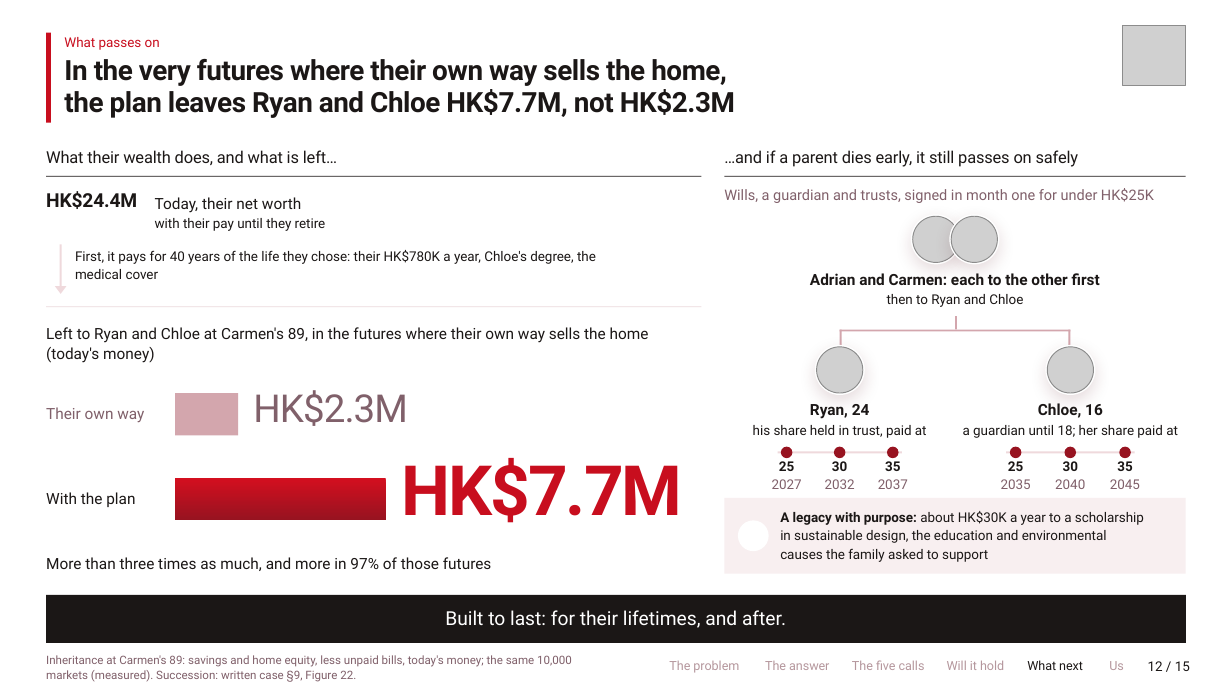
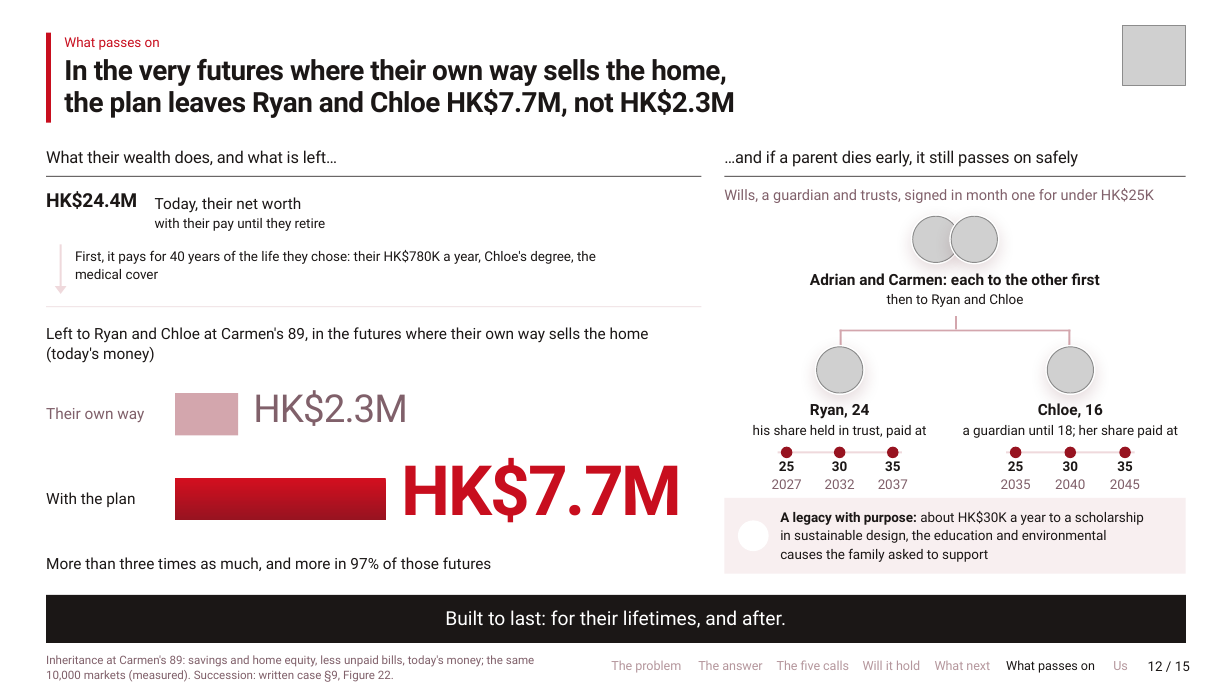
Before and after one commit to Peeradonn/finplan, a slide deck: slide 12 of round2/Axis_present.pptx. Drawn at 1232x693 pixels with LibreOffice and Linux fonts; fonts in the diff are those of the drawing; grey boxes stand for pictures; background and template pictures are left out. Boxes give left, top, right and bottom in pixels: in the first picture for what was removed or moved away, otherwise in the second. Text is boxed around its words. In the diff, an @@ line names an element or a change of style, - is before the commit and + after.

```diff
--- a/round2/Axis_present.pptx
+++ b/round2/Axis_present.pptx
@@ text at <box>46,655,535,682</box>: spaces changed @@
-Inheritance at Carmen's 89: savings and home equity, less unpaid bills, today's money; the same 10,000
-markets (measured). Succession: written case §9, Figure 22.
+Inheritance at Carmen's 89: savings and home equity, less unpaid bills, today's money; the same
+10,000 markets (measured). Succession: written case §9, Figure 22.
@@ text "The problem": place and size @@
-text "The problem" at <box>669,661,739,673</box>
+text "The problem" at <box>611,661,681,673</box>
@@ text "The answer": place and size @@
-text "The answer" at <box>765,661,829,670</box>
+text "The answer" at <box>698,661,762,670</box>
@@ text "The five calls": place and size @@
-text "The five calls" at <box>852,660,925,670</box>
+text "The five calls" at <box>777,660,849,670</box>
@@ text "Will it hold": place and size @@
-text "Will it hold" at <box>947,660,1004,670</box>
+text "Will it hold" at <box>863,660,920,670</box>
@@ text "What next": place and size @@
-text "What next" at <box>1027,660,1083,670</box>
+text "What next" at <box>935,661,990,670</box>
@@ text "What next" at <box>935,661,990,670</box>: text colour #1B1716 to #B5979D @@
@@ text added at <box>1006,660,1095,673</box>, 9.8 pt, text #1B1716 @@
+What passes on
@@ text "Us": place and size @@
-text "Us" at <box>1109,661,1124,670</box>
+text "Us" at <box>1113,661,1128,670</box>
```
Also in this commit, not shown: 12 other slides changed, 13 other files.
